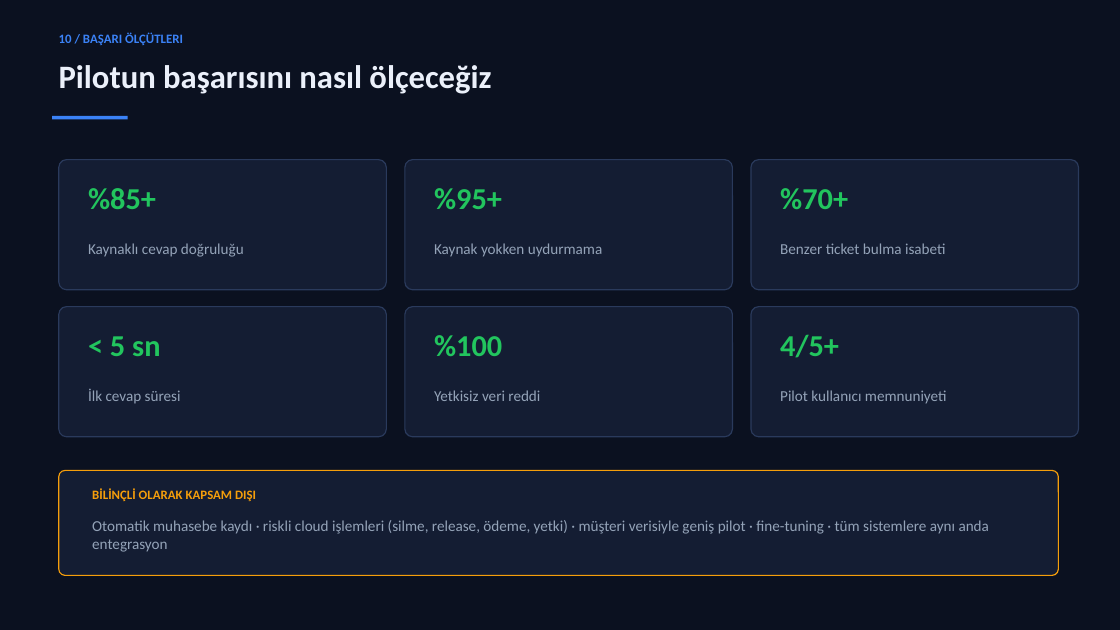
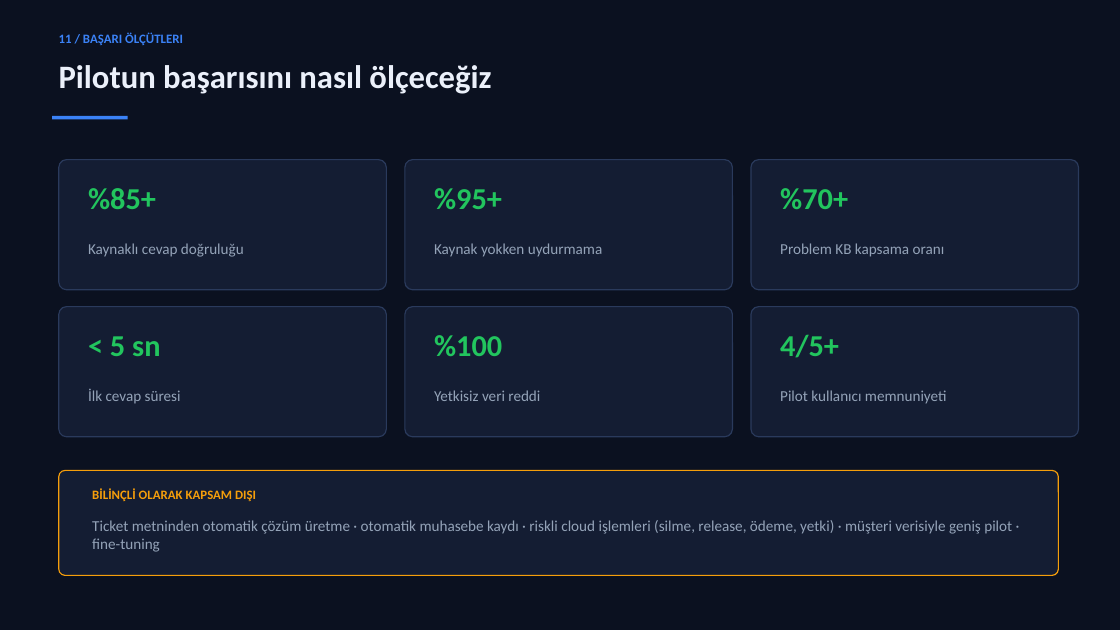
Before and after one commit to Emirdumn/vmind-orchestration, a slide deck: slide 12 of outputs/VMind-Agentic-Operations-Hub-Sunum.pptx (slide 11 before the commit). Drawn at 1120x630 pixels with LibreOffice and Linux fonts; fonts in the diff are those of the drawing. Boxes give left, top, right and bottom in pixels: in the first picture for what was removed or moved away, otherwise in the second. Text is boxed around its words. In the diff, an @@ line names an element or a change of style, - is before the commit and + after.

```diff
--- a/outputs/VMind-Agentic-Operations-Hub-Sunum.pptx
+++ b/outputs/VMind-Agentic-Operations-Hub-Sunum.pptx
@@ text at [59, 33, 183, 45]: text changed @@
-10 / BAŞARI ÖLÇÜTLERI
+11 / BAŞARI ÖLÇÜTLERI
@@ text at [780, 243, 945, 257]: text changed @@
-Benzer ticket bulma isabeti
+Problem KB kapsama oranı
@@ text at [92, 520, 1012, 552]: text changed @@
-Otomatik muhasebe kaydı · riskli cloud işlemleri (silme, release, ödeme, yetki) · müşteri verisiyle geniş pilot · fine-tuning · tüm sistemlere aynı anda entegrasyon
+Ticket metninden otomatik çözüm üretme · otomatik muhasebe kaydı · riskli cloud işlemleri (silme, release, ödeme, yetki) · müşteri verisiyle geniş pilot · fine-tuning
```
Also in this commit, not shown: 10 other slides changed, 2 slides added, 1 slide removed, 30 other files.
